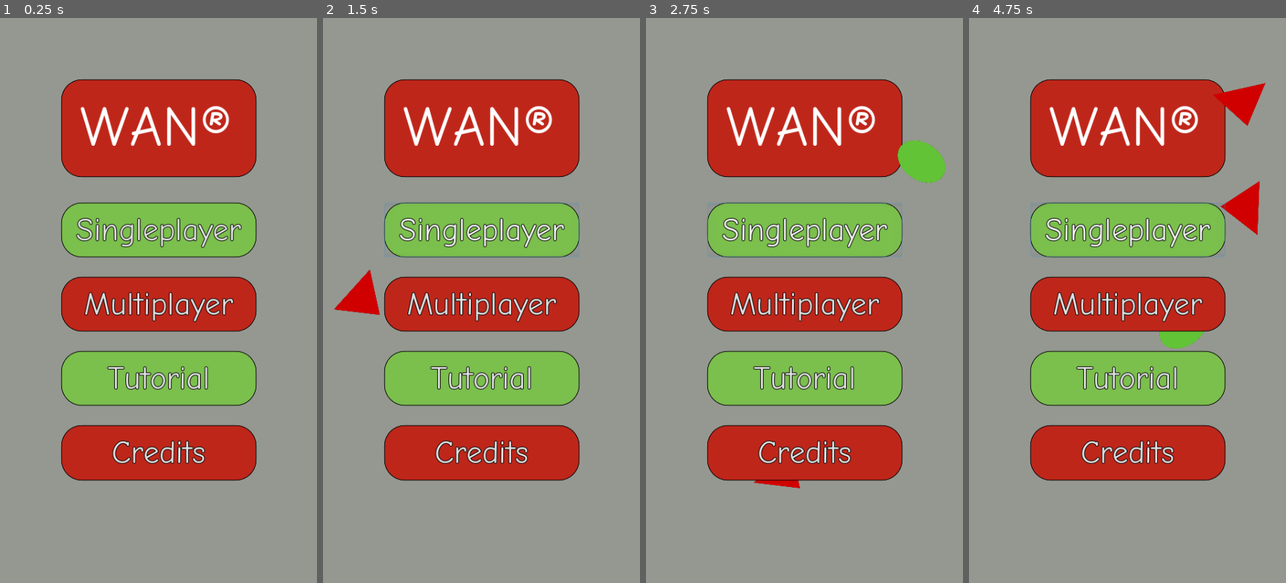
Above: before the commit, frames 1-4 (left to right).
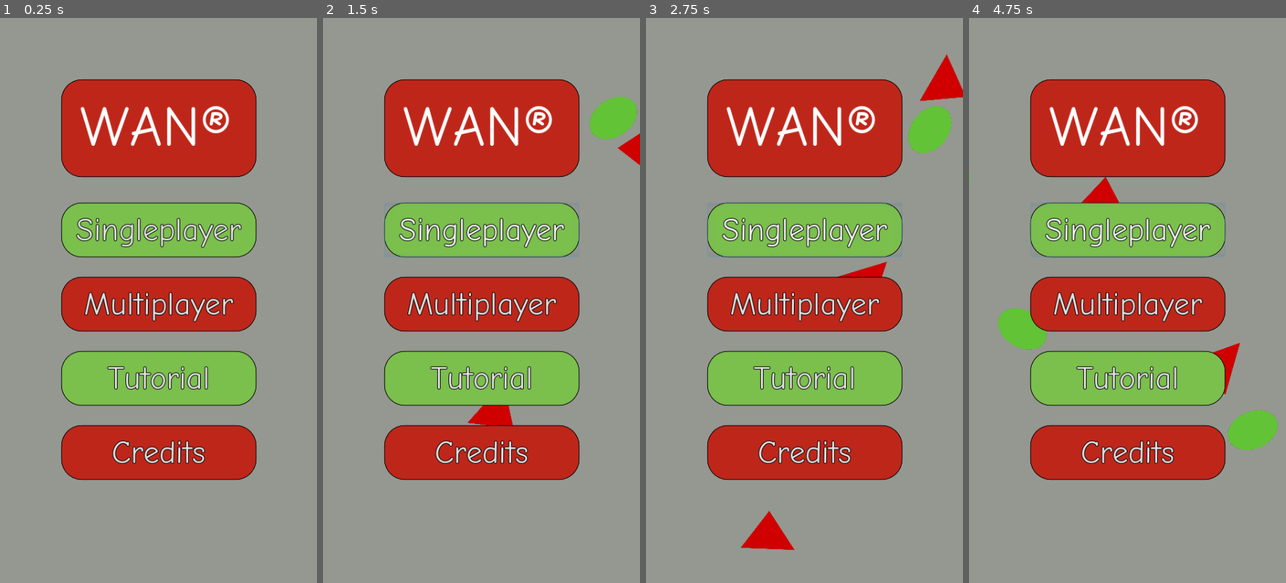
Above: after the commit, the same moments.

Repository: ZomoXYZ/SoftwareEngineering2_Front
Game: Godot game, scene res://Main_Menu.tscn
Two runs of this game, one before a commit and one after it. Both use one fixed random seed, a clock stepped at 60 frames per second and the inputs below.
Inputs:
- Up to frame 1 (0.25 s): no input
- Up to frame 2 (1.5 s): click "Singleplayer" at 0.5 s; click "Singleplayer" at 1.25 s
- Up to frame 3 (2.75 s): click "Singleplayer" at 2 s
- Up to frame 4 (4.75 s): no input

The runs differ from the first frame. In frame 1, 0.2% of the frame differs, in the area x 19-81%, y 78-82%; in frame 2, 2.3%; in frame 3, 3.2%; in frame 4, 4.0%, in the area x 0-98%, y 11-82%.

Commit message:
Made the background animation actually work properly

Diff:
--- a/Main_Menu.gd
+++ b/Main_Menu.gd
@@ -55,7 +55,7 @@
 	shape.rotation = direction
 
 	# Choose the velocity for the shape.
-	var velocity = Vector2(rand_range(150.0, 250.0), 0.0)
+	var velocity = Vector2(rand_range(150.0, 1000.0), 0.0)
 	shape.linear_velocity = velocity.rotated(direction)
 
 	# Spawn the shape by adding it to the Main scene.
--- a/Main_Menu.tscn
+++ b/Main_Menu.tscn
@@ -142,7 +142,7 @@
 margin_left = -147.0
 margin_top = -147.5
 margin_right = 148.0
-margin_bottom = 272.498
+margin_bottom = 270.5
 custom_constants/separation = 30
 
 [node name="Singleplayer" type="Button" parent="Background/CanvasLayer/ButtonContainer"]
@@ -183,7 +183,7 @@
 [node name="Credits" type="Button" parent="Background/CanvasLayer/ButtonContainer"]
 margin_top = 336.0
 margin_right = 295.0
-margin_bottom = 419.0
+margin_bottom = 418.0
 size_flags_vertical = 3
 custom_fonts/font = ExtResource( 3 )
 custom_styles/hover = ExtResource( 4 )
@@ -228,6 +228,7 @@
 shape = SubResource( 4 )
 
 [node name="EffectTimer" type="Timer" parent="."]
+wait_time = 0.5
 autostart = true
 
 [node name="AnimationPlayer" type="AnimationPlayer" parent="."]
--- a/PhysicsTriangle.tscn
+++ b/PhysicsTriangle.tscn
@@ -7,12 +7,11 @@
 script = ExtResource( 2 )
 
 [node name="TriangleCollision" type="CollisionPolygon2D" parent="."]
-rotation = 3.14159
-build_mode = 1
-polygon = PoolVector2Array( 23, -42, 23, 39, -34, -1 )
+rotation = -3.14159
+polygon = PoolVector2Array( 23, 39, -34, -2, 23, -42 )
 
 [node name="Triangle" type="Sprite" parent="."]
-rotation = 3.14159
+rotation = -3.14159
 scale = Vector2( 0.2, 0.2 )
 texture = ExtResource( 1 )
 
--- a/project.godot
+++ b/project.godot
@@ -37,6 +37,8 @@
 [physics]
 
 common/enable_pause_aware_picking=true
+2d/default_gravity=0
+2d/default_gravity_vector=Vector2( 0, 0 )
 
 [rendering]
 
